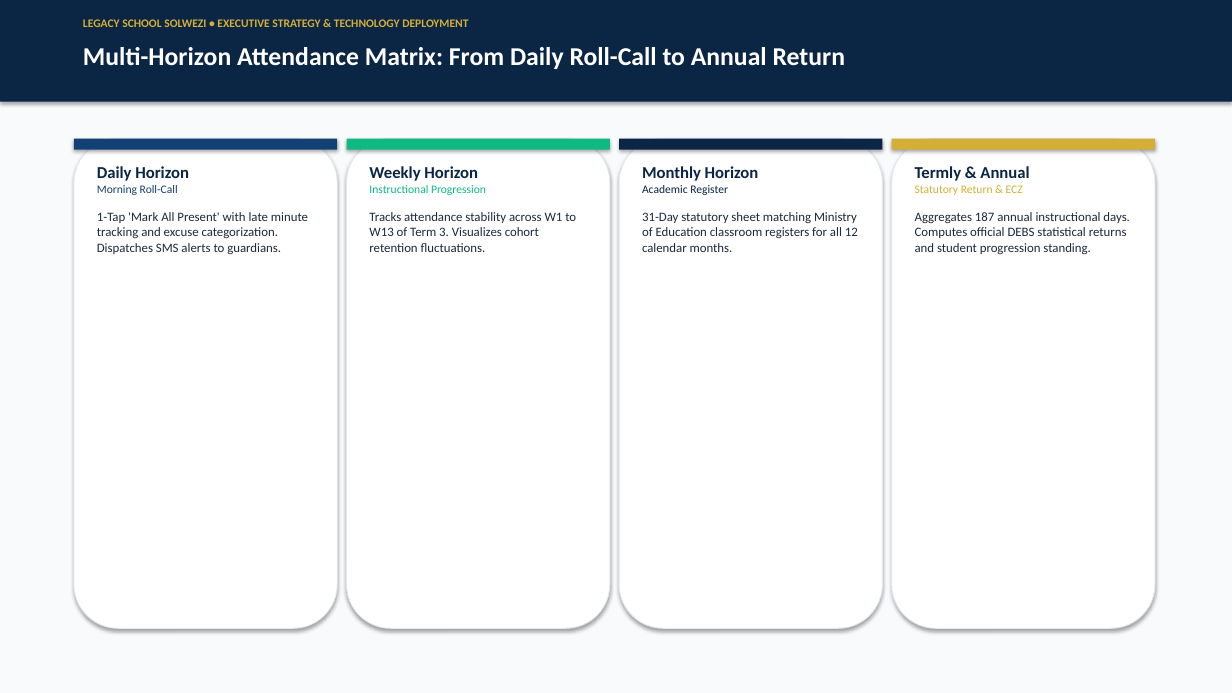
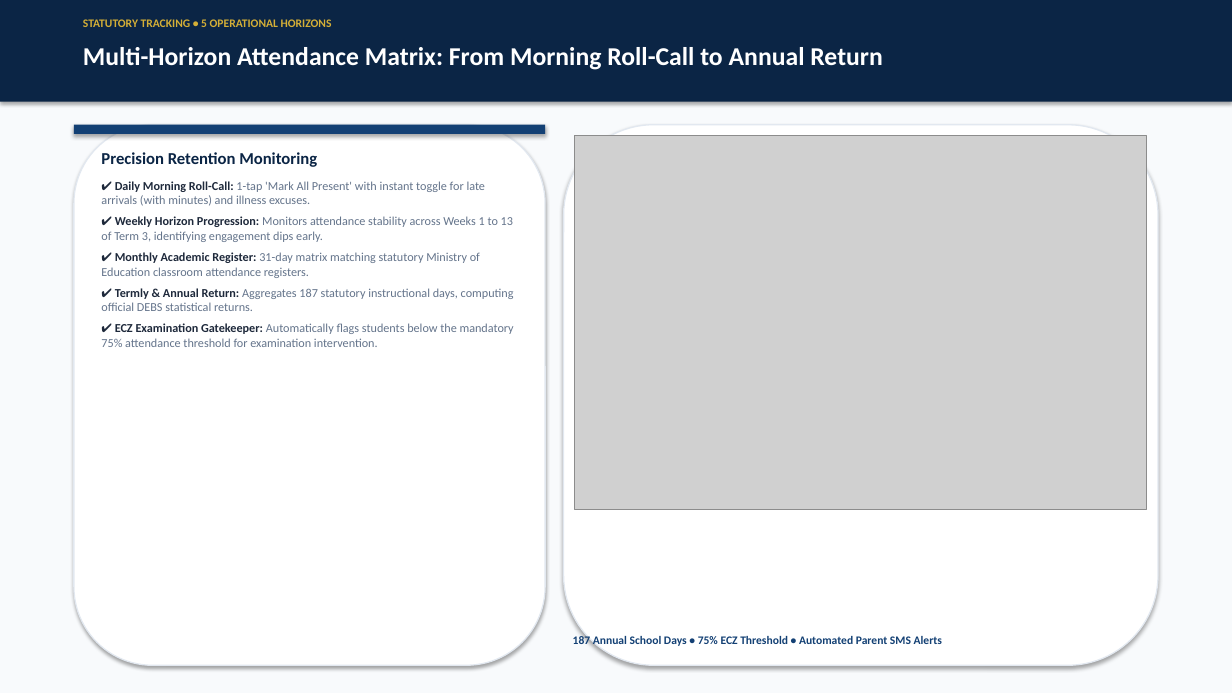
Before and after one commit to LawrenceMukombo/edusphere, a slide deck: slide 6 of Legacy_School_EduSphere_Executive_Presentation.pptx (slide 7 before the commit). Drawn at 1232x693 pixels with LibreOffice and Linux fonts; fonts in the diff are those of the drawing; grey boxes stand for pictures. Boxes give left, top, right and bottom in pixels: in the first picture for what was removed or moved away, otherwise in the second. Text is boxed around its words. In the diff, an @@ line names an element or a change of style, - is before the commit and + after.

Commit message:
feat(presentation): upgrade executive stakeholder PowerPoint to 15-slide high-impact deck with real UI screenshots, commercial pricing, and ROI breakdown

```diff
--- a/Legacy_School_EduSphere_Executive_Presentation.pptx
+++ b/Legacy_School_EduSphere_Executive_Presentation.pptx
@@ text at <box>83,19,332,27</box>: text changed @@
-LEGACY SCHOOL SOLWEZI • EXECUTIVE STRATEGY & TECHNOLOGY DEPLOYMENT
+STATUTORY TRACKING • 5 OPERATIONAL HORIZONS
@@ text at <box>83,47,882,70</box>: text changed @@
-Multi-Horizon Attendance Matrix: From Daily Roll-Call to Annual Return
+Multi-Horizon Attendance Matrix: From Morning Roll-Call to Annual Return
@@ rectangle: place and size @@
-rectangle at <box>74,139,337,150</box>
+rectangle at <box>74,125,545,134</box>
@@ rounded rectangle: place and size @@
-rounded rectangle at <box>74,139,337,628</box>
+rounded rectangle at <box>74,125,545,665</box>
@@ rounded rectangle at <box>74,125,545,665</box>: outline #E2E8F0 0.75 pt to #E2E8F0 1 pt @@
@@ rectangle removed at <box>347,139,610,150</box> @@
@@ rounded rectangle at <box>564,125,1158,665</box>: outline #E2E8F0 0.75 pt to #E2E8F0 1 pt @@
@@ rounded rectangle: place and size @@
-rounded rectangle at <box>347,139,610,628</box>
+rounded rectangle at <box>564,125,1158,665</box>
@@ picture added at <box>575,136,1147,509</box> @@
@@ rounded rectangle removed at <box>619,139,883,628</box> @@
@@ rectangle removed at <box>619,139,883,150</box> @@
@@ rounded rectangle removed at <box>892,139,1155,628</box> @@
@@ rectangle removed at <box>892,139,1155,150</box> @@
@@ text at <box>101,152,514,347</box>: text changed; size 10 to 9.5 pt; text colour #1E293B to #64748B @@
-Daily Horizon
-Morning Roll-Call
-1-Tap 'Mark All Present' with late minute tracking and excuse categorization. Dispatches SMS alerts to guardians.
+Precision Retention Monitoring
+✔ Daily Morning Roll-Call: 1-tap 'Mark All Present' with instant toggle for late arrivals (with minutes) and illness excuses.
+✔ Weekly Horizon Progression: Monitors attendance stability across Weeks 1 to 13 of Term 3, identifying engagement dips early.
+✔ Monthly Academic Register: 31-day matrix matching statutory Ministry of Education classroom attendance registers.
+✔ Termly & Annual Return: Aggregates 187 statutory instructional days, computing official DEBS statistical returns.
+✔ ECZ Examination Gatekeeper: Automatically flags students below the mandatory 75% attendance threshold for examination intervention.
@@ text removed at <box>369,166,576,252</box> @@
-Weekly Horizon
-Instructional Progression
-Tracks attendance stability across W1 to W13 of Term 3. Visualizes cohort retention fluctuations.
@@ text removed at <box>642,166,858,252</box> @@
-Monthly Horizon
-Academic Register
-31-Day statutory sheet matching Ministry of Education classroom registers for all 12 calendar months.
@@ text removed at <box>915,166,1130,254</box> @@
-Termly & Annual
-Statutory Return & ECZ
-Aggregates 187 annual instructional days. Computes official DEBS statistical returns and student progression standing.
@@ text added at <box>573,634,942,647</box>, 9 pt, text #134074, bold @@
+187 Annual School Days • 75% ECZ Threshold • Automated Parent SMS Alerts
```
Also in this commit, not shown: 3 other slides changed, 11 slides added, 10 slides removed, 3 other files.
